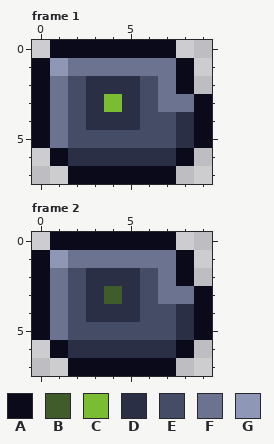
One commit to this pixel-art file: Assets/Textures/Backgrounds/ScrollingObjects/Scrap/scrap_panel.aseprite. The picture above was drawn from the file before the commit.
10x8 pixels, 2 frames. Shown: frame 1, frame 2.
Palette (. is transparent): A #0a0a1a  B #3f5c2a  C #7abd33  D #2a2f45  E #454c66  F #6b7391  G #8e97b5
Pixels before, frame 1, first column x 0:
0 .AAAAAAA..
1 AGFFFFFFA.
2 AFEDDDEFA.
3 AFEDCDEFFA
4 AFEDDDEEDA
5 AFEEEEEEDA
6 .ADDDDDDA.
7 ..AAAAAA..
Pixels before, frame 2, first column x 0:
0 .AAAAAAA..
1 AGFFFFFFA.
2 AFEDDDEFA.
3 AFEDBDEFFA
4 AFEDDDEEDA
5 AFEEEEEEDA
6 .ADDDDDDA.
7 ..AAAAAA..
The result:
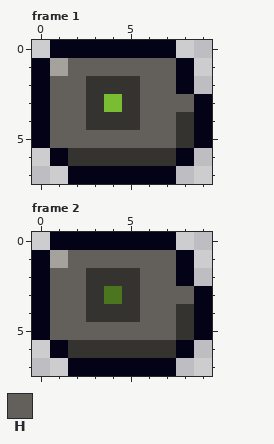
Colours new in this view: H #63605c
Diff:
colour A: #0a0a1a -> #040217
colour B: #3f5c2a -> #4c7520
colour D: #2a2f45 -> #343330
colour G: #8e97b5 -> #a5a29d
Frame 1:
y 1: x 2..7 FFFFFF -> HHHHHH
y 2: x 1..2 FE -> HH; x 6..7 EF -> HH
y 3: x 1..2 FE -> HH; x 6..8 EFF -> HHH
y 4: x 1..2 FE -> HH; x 6..7 EE -> HH
y 5: x 1..7 FEEEEEE -> HHHHHHH
Frame 2: the same change as frame 1
Changed places in both pictures, as pixel boxes (x1, y1, x2, y2):
changed: (32, 40, 212, 184)
changed: (32, 232, 212, 376)
